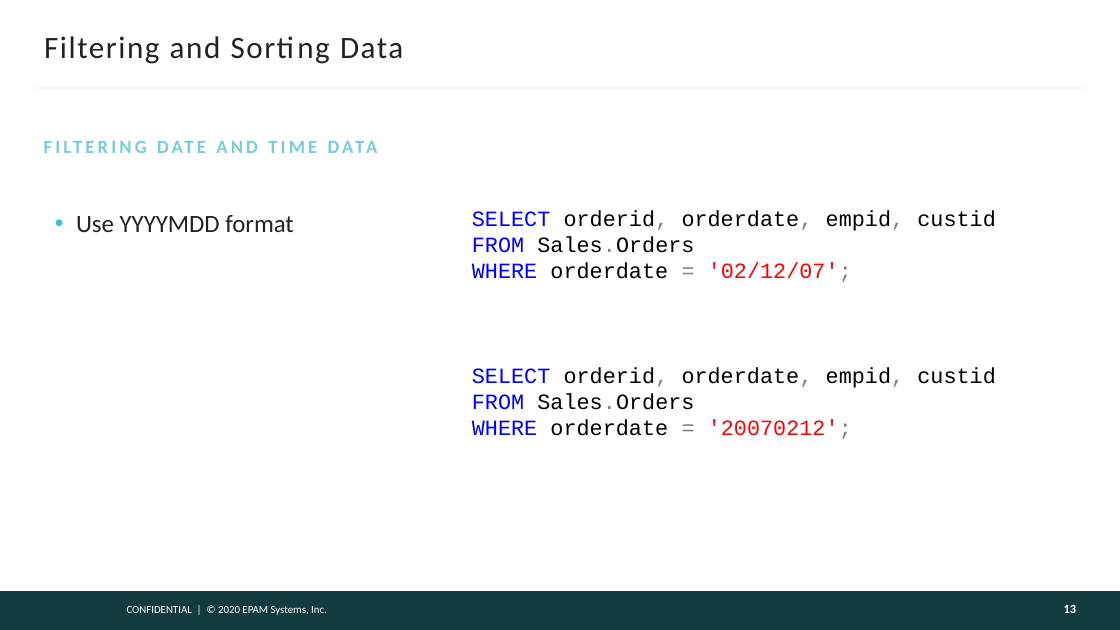
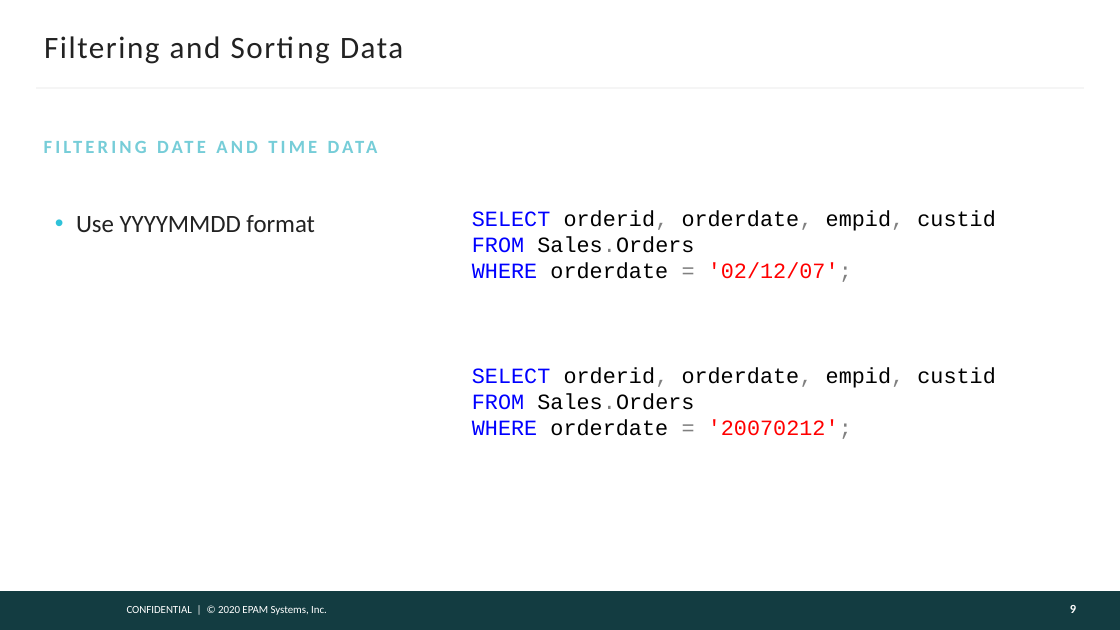
Before and after one commit to AndreyQC/MSBI.Lab, a slide deck: slide 9 of MSBI.E03-SQL/MSBI.Dev.S21E03.pptx (slide 13 before the commit). Drawn at 1120x630 pixels with LibreOffice and Linux fonts; fonts in the diff are those of the drawing; background and template pictures are left out. Boxes give left, top, right and bottom in pixels: in the first picture for what was removed or moved away, otherwise in the second. Text is boxed around its words. In the diff, an @@ line names an element or a change of style, - is before the commit and + after.

```diff
--- a/MSBI.E03-SQL/MSBI.Dev.S21E03.pptx
+++ b/MSBI.E03-SQL/MSBI.Dev.S21E03.pptx
@@ text at (x1=76, y1=215, x2=315, y2=232): text changed @@
-    • Use YYYYMDD format
+    • Use YYYYMMDD format
@@ page number at (x1=1070, y1=605, x2=1076, y2=613): text changed @@
-13
+9
```
Also in this commit, not shown: 3 other slides changed, 1 slide added, 2 slides removed, 3 other files.
